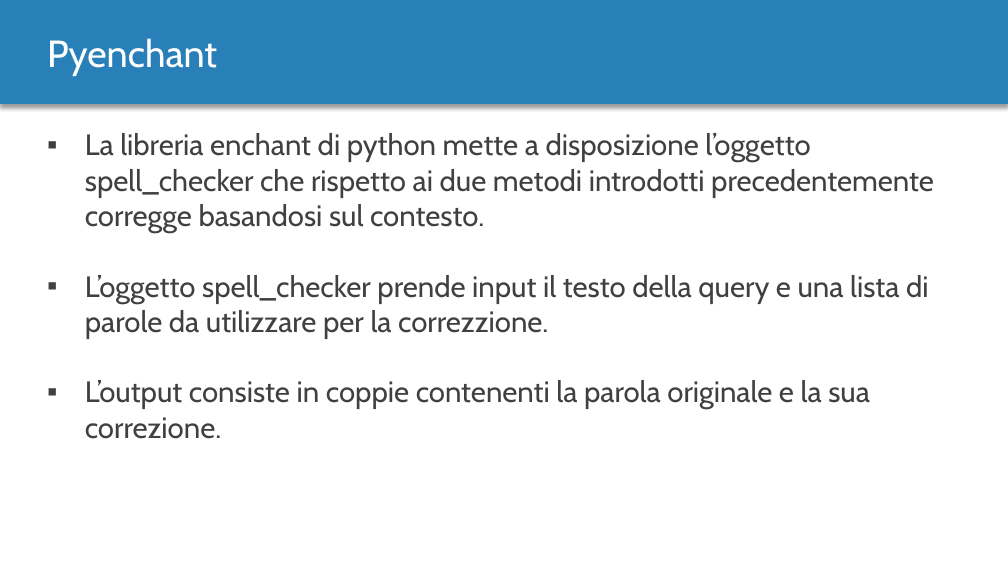
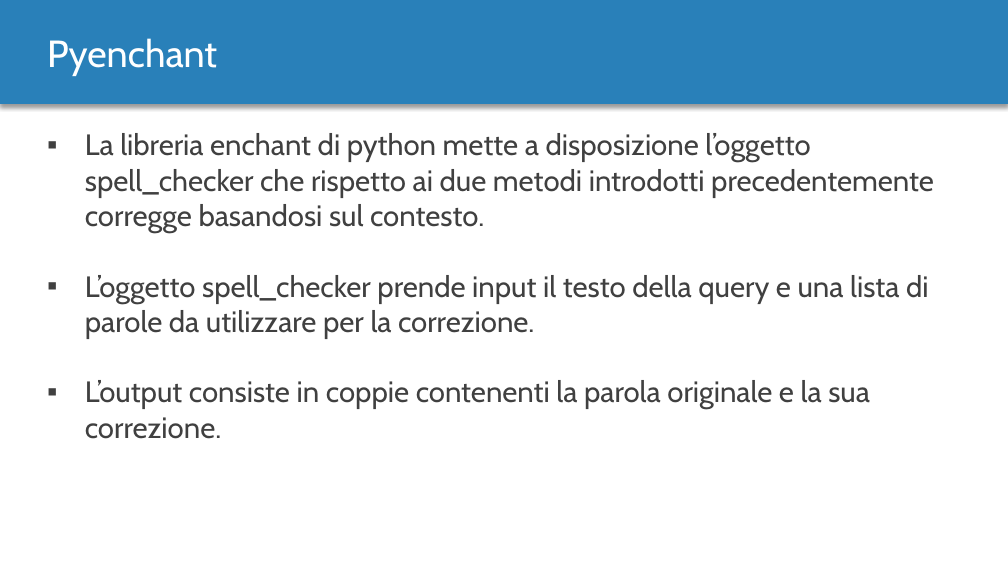
Before and after one commit to MurgoloMichele/GAvI, a slide deck: slide 18 of doc/Progetto.pptx. Drawn at 1008x567 pixels with LibreOffice and Linux fonts; fonts in the diff are those of the drawing. Boxes give left, top, right and bottom in pixels: in the first picture for what was removed or moved away, otherwise in the second. Text is boxed around its words. In the diff, an @@ line names an element or a change of style, - is before the commit and + after.

Commit message:
spellchecking

```diff
--- a/doc/Progetto.pptx
+++ b/doc/Progetto.pptx
@@ text at (85, 275, 929, 339): text changed @@
-▪ L’oggetto spell_checker prende input il testo della query e una lista di parole da utilizzare per la correzzione.
+▪ L’oggetto spell_checker prende input il testo della query e una lista di parole da utilizzare per la correzione.
```
Also in this commit, not shown: 2 other slides changed.
